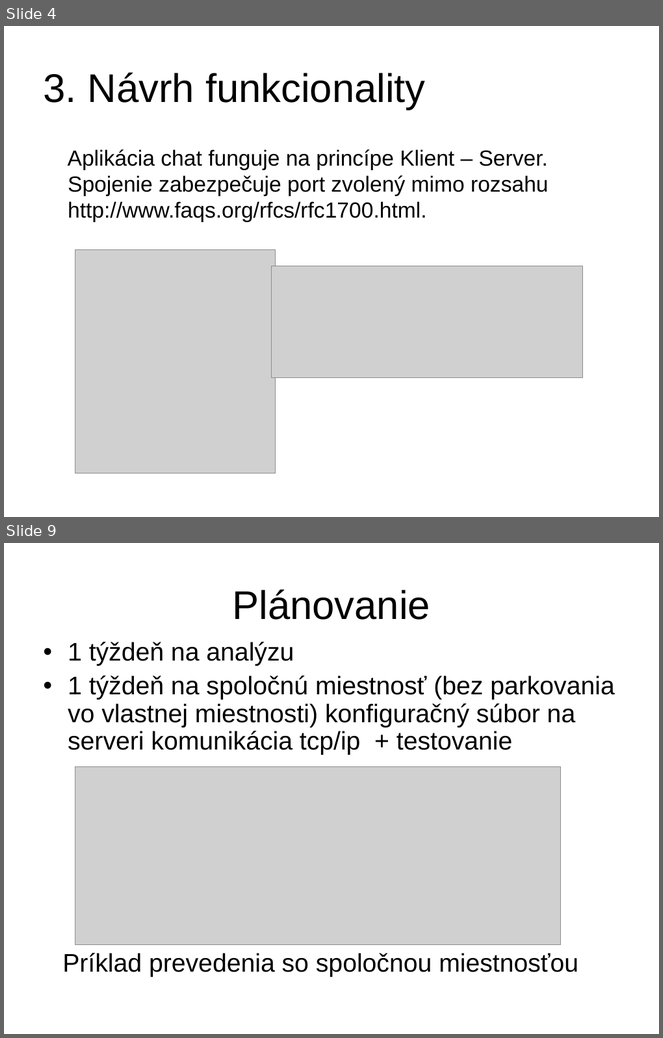
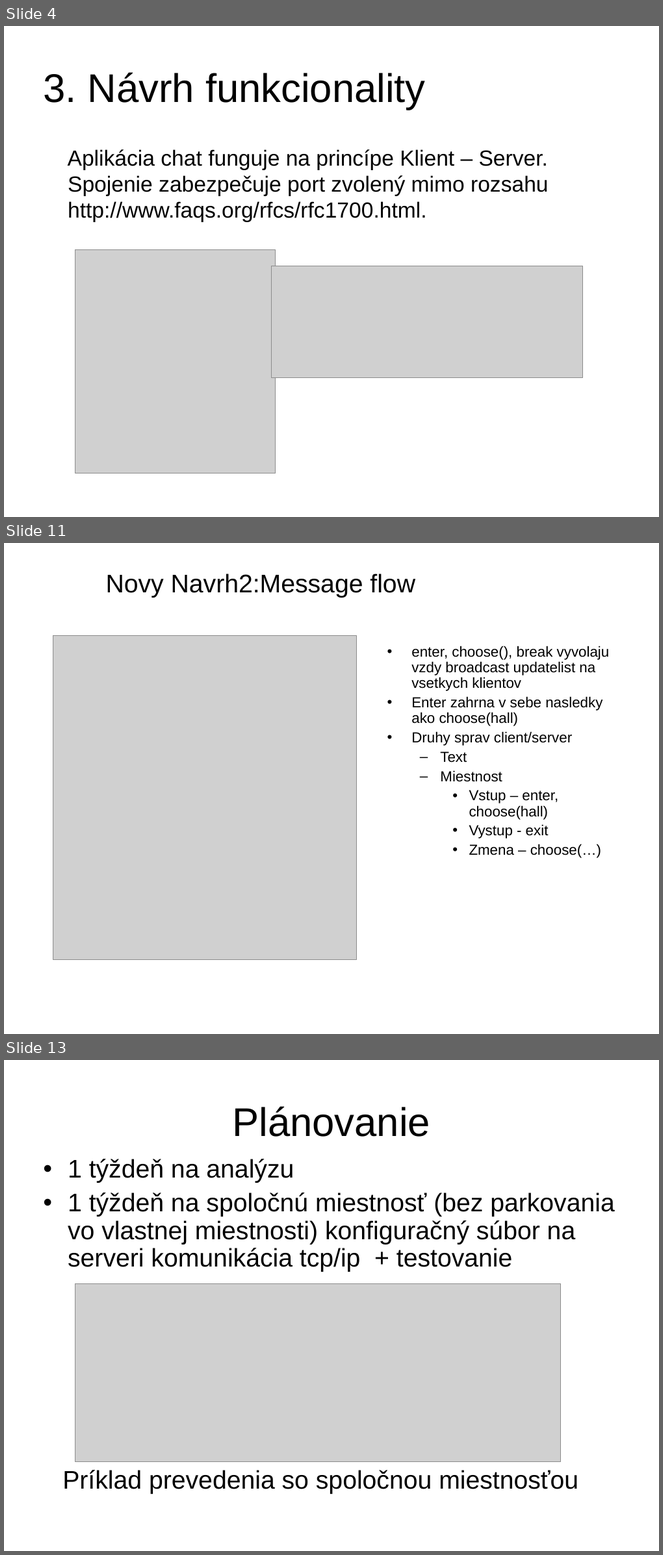
Before and after one commit to estamina/roomers, a slide deck: doc/chat.stano.ppt. Shown one above the other, each under a label of ours: slides 4 and 9 before the commit, slides 4, 11 and 13 after it; the slides between them are not shown. The pictures are 663x1038 and 663x1555 pixels, drawn with LibreOffice and Linux fonts; fonts in the diff are those of the drawing; grey boxes stand for pictures; background and template pictures are left out. Boxes give left, top, right and bottom in pixels: in the first picture for what was removed or moved away, otherwise in the second. Text is boxed around its words. In the diff, an @@ line names an element or a change of style, - is before the commit and + after.

```diff
--- a/doc/chat.stano.ppt
+++ b/doc/chat.stano.ppt
@@ slide 11 added at bbox=[4, 543, 659, 1034], background #FFFFFF @@
@@ title added at bbox=[106, 574, 415, 598], 28 pt, text #000000 @@
+Novy Navrh2:Message flow
@@ picture added at bbox=[53, 636, 356, 960] @@
@@ text added at bbox=[412, 646, 610, 858], 16 pt, text #000000 @@
+• enter, choose(), break vyvolaju vzdy broadcast updatelist na vsetkych klientov
+• Enter zahrna v sebe nasledky ako choose(hall)
+• Druhy sprav client/server
+  – Text
+  – Miestnost
+    • Vstup – enter, choose(hall)
+    • Vystup - exit
+    • Zmena – choose(…)
@@ what was slide 9 is now slide 13 @@
```
Also in this commit, not shown: 5 slides changed, 3 other slides added, 1 other file.
